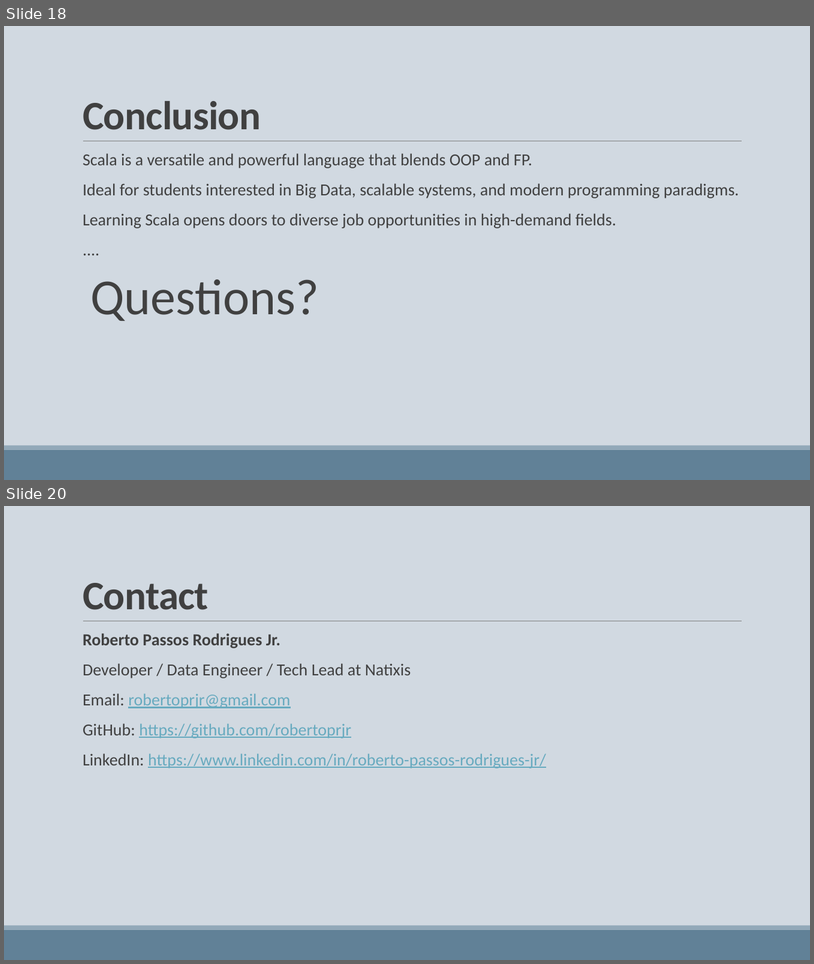
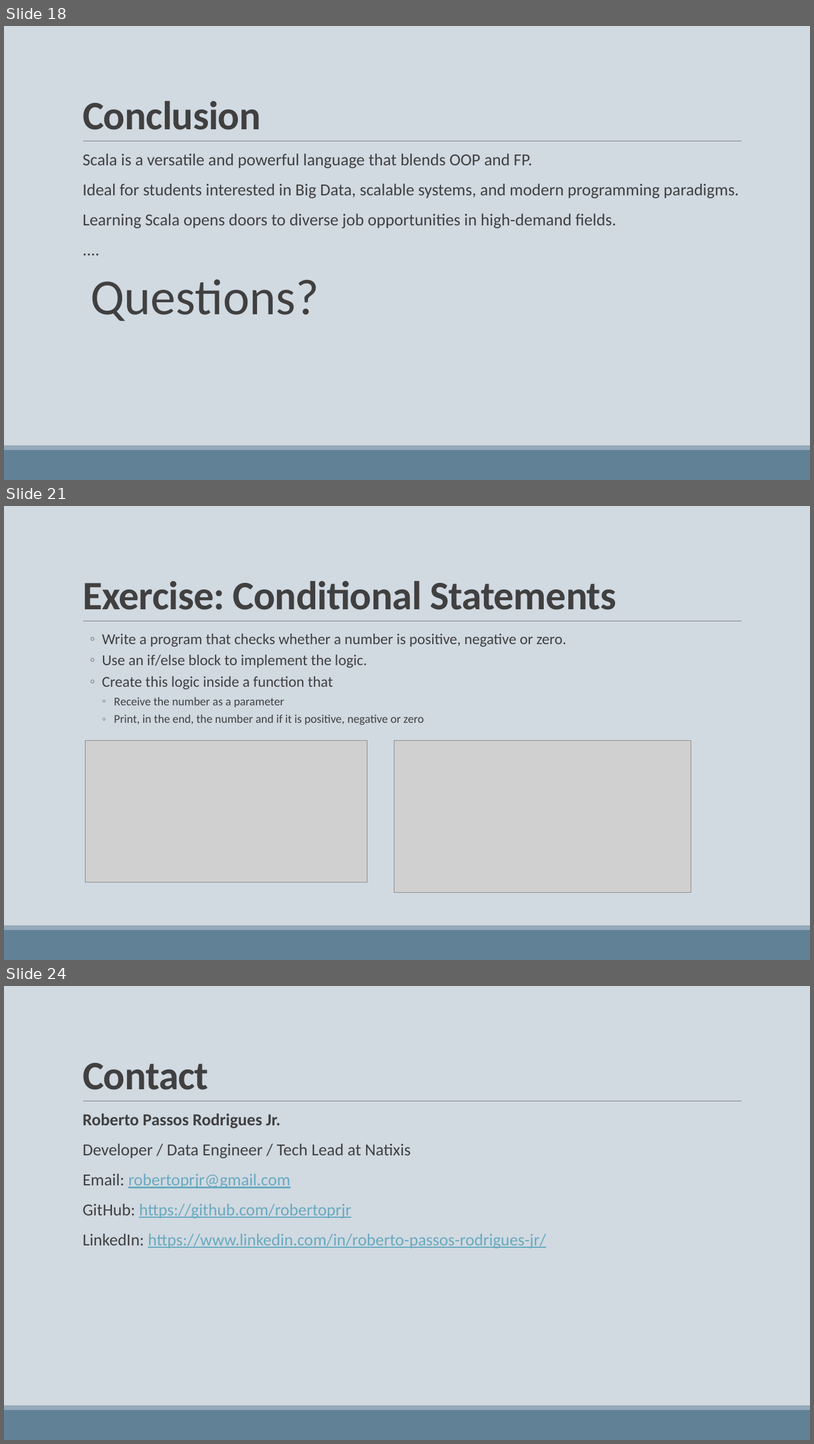
Before and after one commit to robertoprjr/presentations, a slide deck: scala_2x.pptx. Shown one above the other, each under a label of ours: slides 18 and 20 before the commit, slides 18, 21 and 24 after it; the slides between them are not shown. The pictures are 814x964 and 814x1444 pixels, drawn with LibreOffice and Linux fonts; fonts in the diff are those of the drawing; grey boxes stand for pictures. Boxes give left, top, right and bottom in pixels: in the first picture for what was removed or moved away, otherwise in the second. Text is boxed around its words. In the diff, an @@ line names an element or a change of style, - is before the commit and + after.

```diff
--- a/scala_2x.pptx
+++ b/scala_2x.pptx
@@ slide 21 added at <box>4,506,810,960</box>, background #D1D9E1; not listed: 3 template elements that a slide beside it also shows @@
@@ title added at <box>83,581,617,610</box>, 48 pt, text #404040, bold @@
+Exercise: Conditional Statements
@@ text added at <box>102,633,567,725</box>, 18 pt, text #404040 @@
+  ◦ Write a program that checks whether a number is positive, negative or zero.
+  ◦ Use an if/else block to implement the logic.
+  ◦ Create this logic inside a function that
+    ◦ Receive the number as a parameter
+    ◦ Print, in the end, the number and if it is positive, negative or zero
@@ picture added at <box>86,741,368,882</box> @@
@@ picture added at <box>394,741,692,892</box> @@
@@ what was slide 20 is now slide 24 @@
```
Also in this commit, not shown: 1 slide changed, 3 other slides added, 1 other file.
